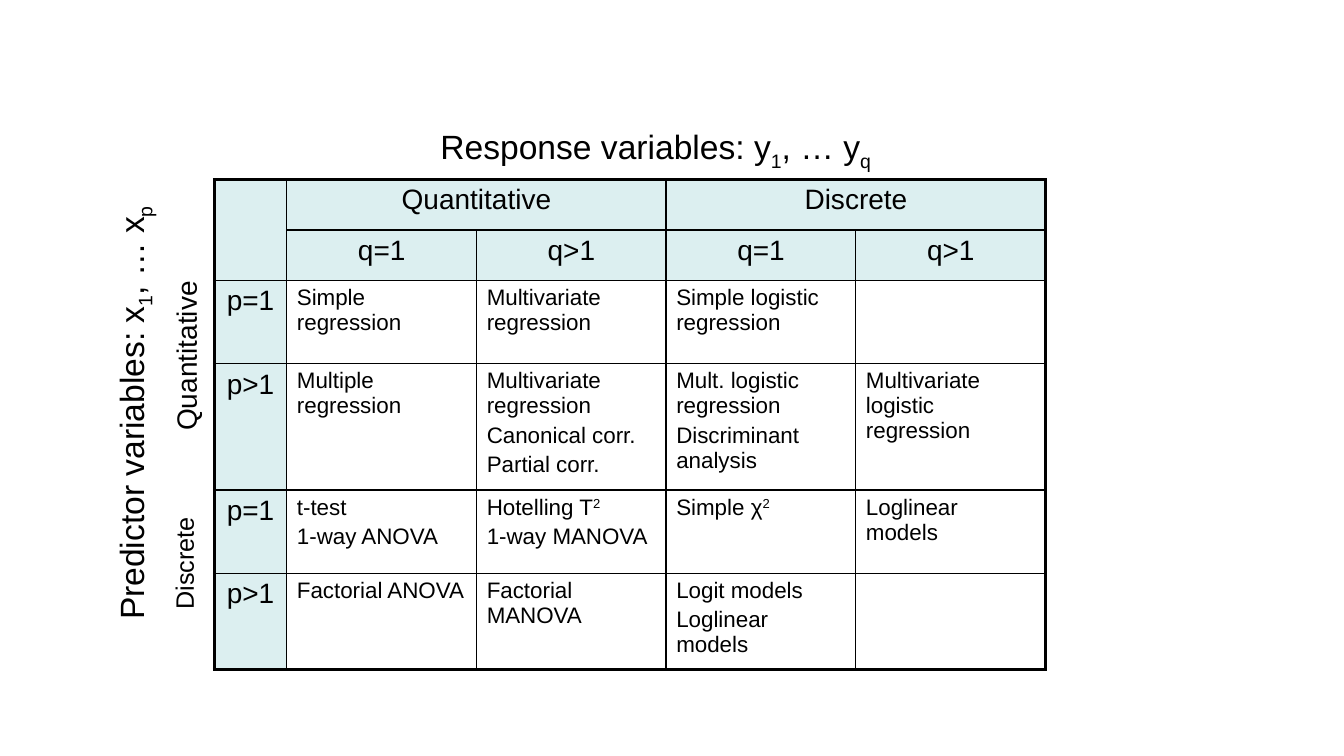
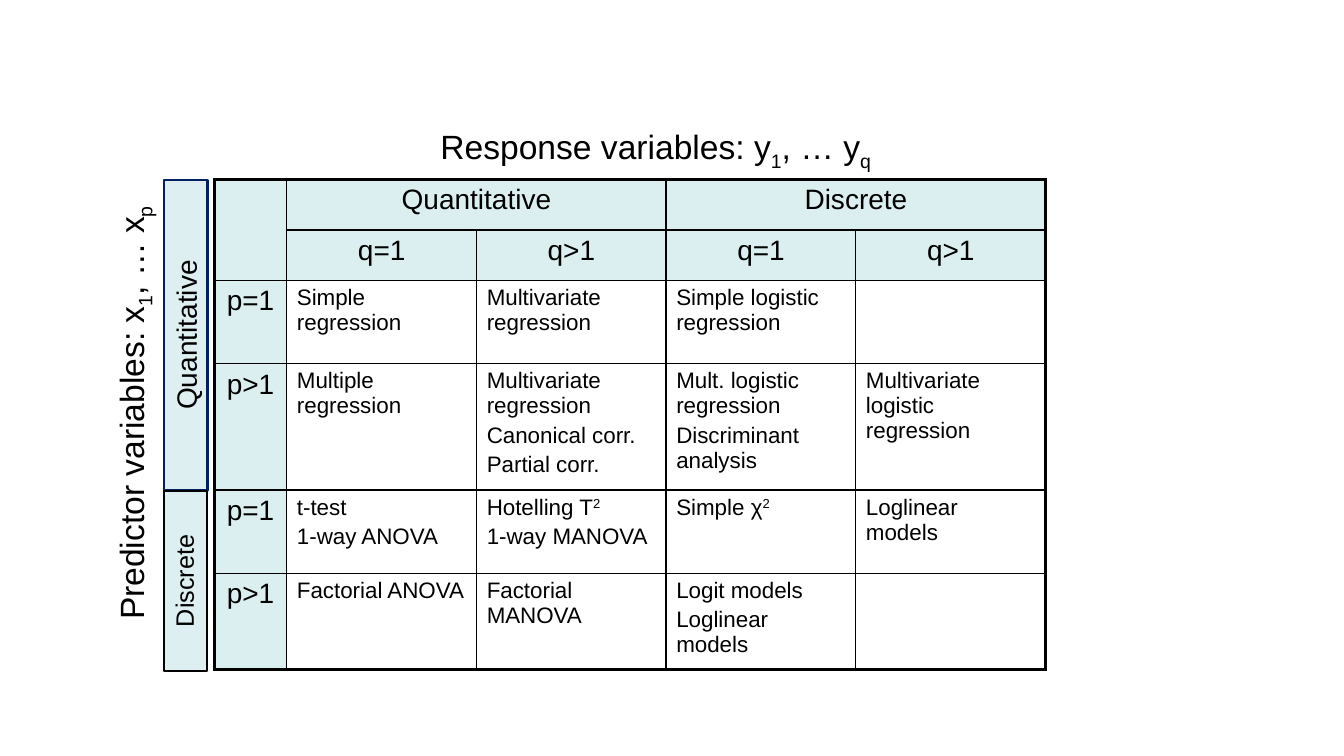
Before and after one commit to friendly/Vis-MLM-book, a slide deck: slide 4 of images/linear-combs.pptx (slide 3 before the commit). Drawn at 1344x756 pixels with LibreOffice and Linux fonts; fonts in the diff are those of the drawing. Boxes give left, top, right and bottom in pixels: in the first picture for what was removed or moved away, otherwise in the second. Text is boxed around its words. In the diff, an @@ line names an element or a change of style, - is before the commit and + after.

```diff
--- a/images/linear-combs.pptx
+++ b/images/linear-combs.pptx
@@ rectangle "Quantitative" resized from (x1=171, y1=296, x2=202, y2=426) to (x1=164, y1=179, x2=208, y2=491) @@
@@ rectangle "Quantitative" at (x1=164, y1=179, x2=208, y2=491): fill none to #DDEFF1; outline none to #002060 1.5 pt @@
@@ rectangle "Discrete" resized from (x1=171, y1=526, x2=199, y2=606) to (x1=164, y1=491, x2=208, y2=671) @@
@@ rectangle "Discrete" at (x1=164, y1=491, x2=208, y2=671): fill none to #DDEFF1; outline none to #000000 1.5 pt @@
```
Also in this commit, not shown: 1 slide added, 10 other files.
